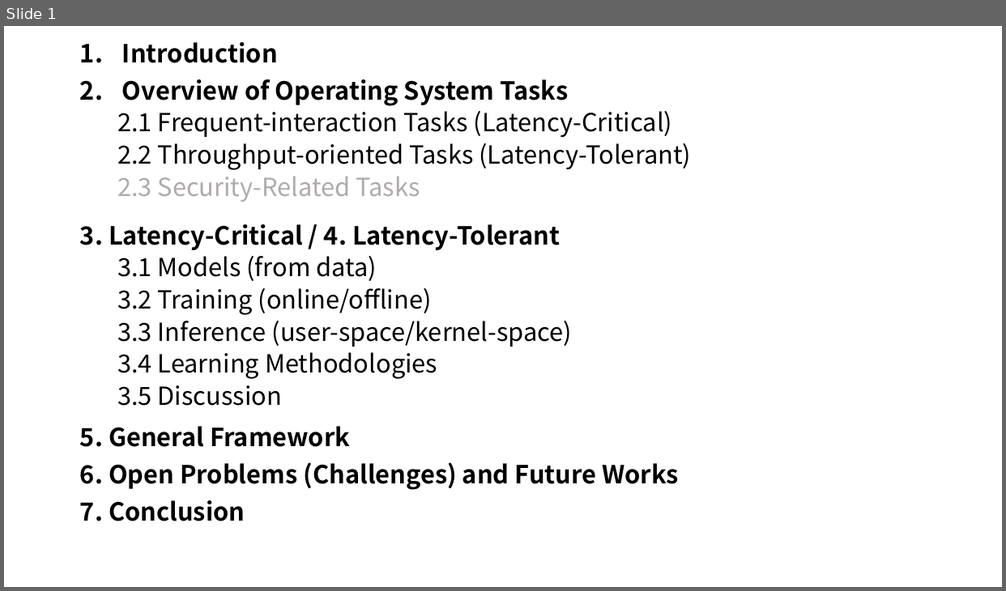
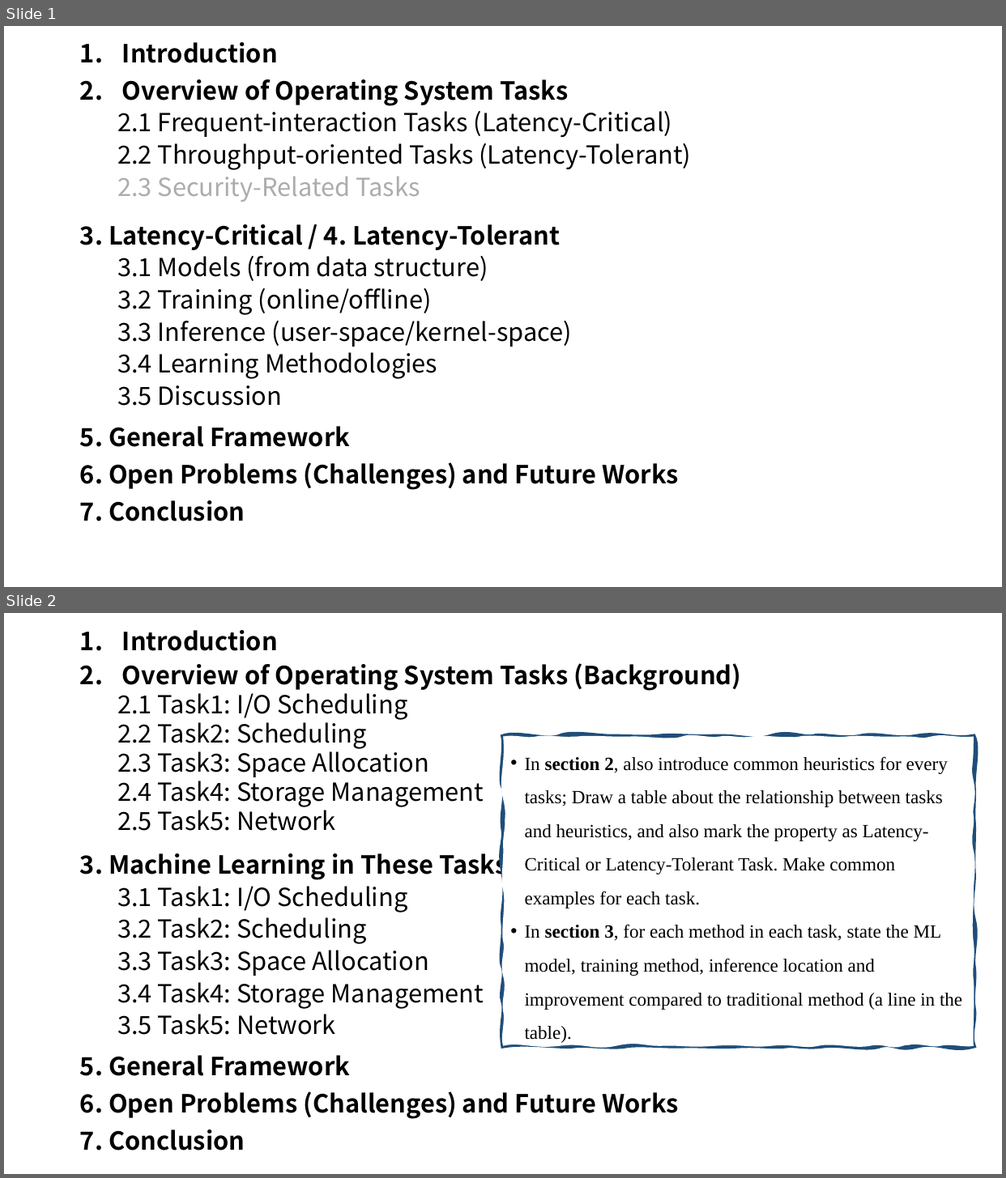
Before and after one commit to LiuYingying0104/AIOS, a slide deck: Papers/ML Apply in OS/updates.pptx. Shown one above the other, each under a label of ours: slide 1 before the commit, slides 1 and 2 after it. The pictures are 1006x591 and 1006x1178 pixels, drawn with LibreOffice and Linux fonts; fonts in the diff are those of the drawing. Boxes give left, top, right and bottom in pixels: in the first picture for what was removed or moved away, otherwise in the second. Text is boxed around its words. In the diff, an @@ line names an element or a change of style, - is before the commit and + after.

```diff
--- a/Papers/ML Apply in OS/updates.pptx
+++ b/Papers/ML Apply in OS/updates.pptx
@@ slide 2 added at (x1=4, y1=613, x2=1002, y2=1174), background #FFFFFF @@
@@ text added at (x1=117, y1=630, x2=742, y2=831), 24 pt, text #000000 @@
+1. Introduction
+2. Overview of Operating System Tasks (Background)
+  2.1 Task1: I/O Scheduling
+  2.2 Task2: Scheduling
+  2.3 Task3: Space Allocation
+  2.4 Task4: Storage Management
+  2.5 Task5: Network
@@ freeform shape added at (x1=503, y1=736, x2=974, y2=1046), fill #FFFFFF, outline #1F4E79 4.5 pt, 18 pt, text #000000 @@
+• In section 2, also introduce common heuristics for every tasks; Draw a table about the relationship between tasks and heuristics, and also mark the property as Latency-Critical or Latency-Tolerant Task. Make common examples for each task.
+• In section 3, for each method in each task, state the ML model, training method, inference location and improvement compared to traditional method (a line in the table).
@@ text added at (x1=80, y1=849, x2=507, y2=1035), 24 pt, text #000000 @@
+3. Machine Learning in These Tasks
+  3.1 Task1: I/O Scheduling
+  3.2 Task2: Scheduling
+  3.3 Task3: Space Allocation
+  3.4 Task4: Storage Management
+  3.5 Task5: Network
@@ text added at (x1=80, y1=1055, x2=679, y2=1151), 24 pt, text #000000, bold @@
+5. General Framework
+6. Open Problems (Challenges) and Future Works
+7. Conclusion
@@ slide 1 changed as well @@
@@ text at (x1=117, y1=256, x2=488, y2=281): text changed @@
-  3.1 Models (from data)
+  3.1 Models (from data structure)
```
Also in this commit, not shown: 1 other slide added, 1 slide removed, 15 other files.
